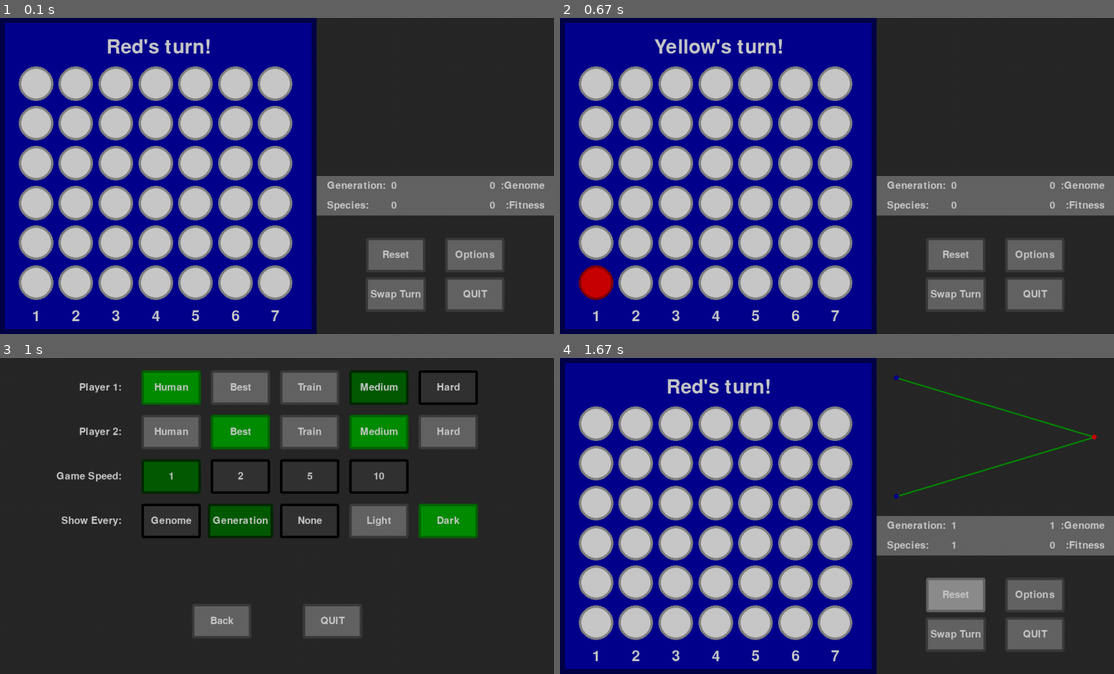
Above: before the commit, frames 1-4 (two rows, left to right).
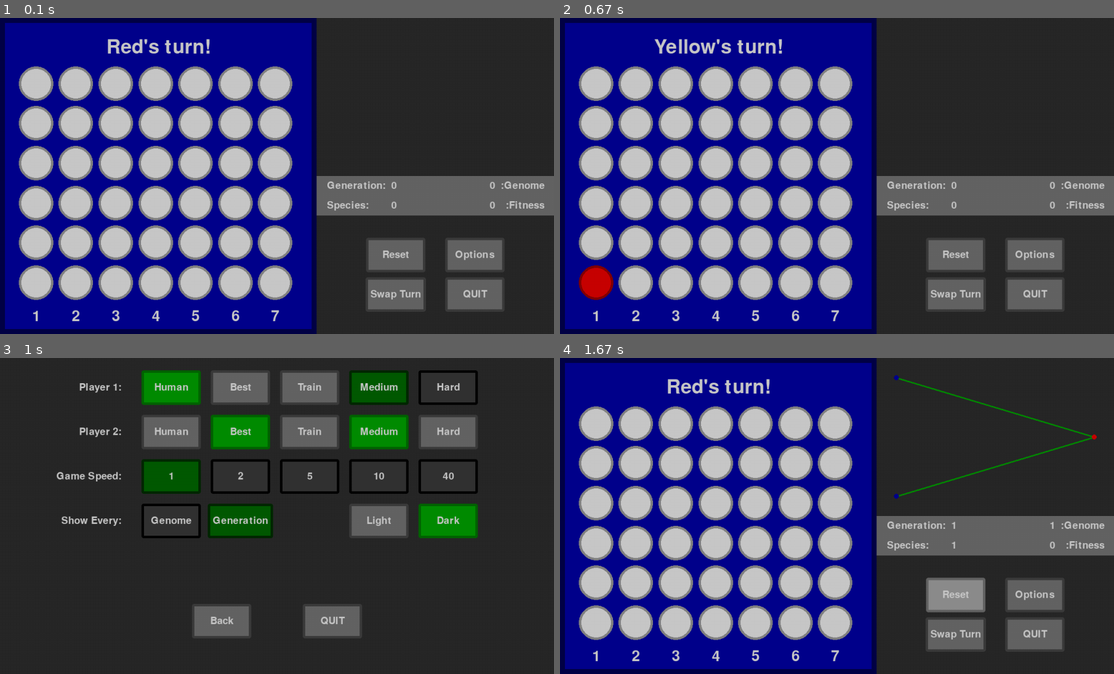
Above: after the commit, the same moments.

Repository: GreenMachine582/NEAT
Game: pygame game, started from main-silent.pyw
The game is run twice, just before and just after one commit, with the same random seed, the same clock (stepped at 60 frames per second) and the same inputs.
Inputs (mouse positions are in pixels of both pictures, inside the frame that each line leads up to):
- Up to frame 1 (0.1 s): no input
- Up to frame 2 (0.67 s): tap 1 at 0.33 s
- Up to frame 3 (1 s): click (476, 595) at 0.72 s
- Up to frame 4 (1.67 s): click (781, 620) at 1.05 s; click (953, 595) at 1.38 s

Frames 1-2 are identical in both runs. In frame 3, 0.6% of the frame differs, in the area x 50-87%, y 32-58%; in frame 4, nothing differs.

Commit message:
Fixed the show every option and logic statements in Options.

Diff:
--- a/main-silent.pyw
+++ b/main-silent.pyw
@@ -14,8 +14,8 @@
 import mattslib as ml
 import mattslib.pygame as mlpg
 
-__version__ = '1.6.4'
-__date__ = '23/04/2022'
+__version__ = '1.6.5'
+__date__ = '24/04/2022'
 
 # Constants
 WIDTH, HEIGHT = 1120, 640
@@ -33,8 +33,8 @@
 PLAYER_TYPES = ['Human', 'Best', 'Train']
 DIFFICULTY = ['Medium', 'Hard']
 NEAT_INPUTS = {DIFFICULTY[0]: 2, DIFFICULTY[1]: 8}
-SPEEDS = [1, 2, 5, 10]
-SHOW_EVERY = ['Genome', 'Generation', 'None']
+SPEEDS = [1, 2, 5, 10, 40]
+SHOW_EVERY = ['Genome', 'Generation']
 COLOUR_THEMES = ['Light', 'Dark']
 
 ROOT_DIR = os.path.dirname(os.path.realpath(__file__))
@@ -367,12 +367,13 @@
                 players[1]['difficulty'] = DIFFICULTY[1]
 
         if players[0]['type'] != PLAYER_TYPES[2] and players[1]['type'] != PLAYER_TYPES[2]:
-            show_every = SHOW_EVERY[0]
             self.group_buttons['Show Every:'].update(active=False)
         if players[0]['type'] == PLAYER_TYPES[0] or players[1]['type'] == PLAYER_TYPES[0]:
+            game_speed = SPEEDS[0]
+            self.group_buttons['Game Speed:'].selected = game_speed
             self.group_buttons['Game Speed:'].update(active=False)
-            game_speed = SPEEDS[0]
         else:
+            self.group_buttons['Game Speed:'].selected = game_speed
             self.group_buttons['Game Speed:'].update(active=True)
 
         if players[0]['type'] == PLAYER_TYPES[0]:
@@ -516,28 +517,38 @@
             menu.update(mouse_pos, mouse_clicked)
 
         if connect4.match:
-            move = None
+            move = connect4.INVALID_MOVE
             if display and player['type'] == PLAYER_TYPES[0]:  # Human move
                 if possible_move is not None:
                     move = connect4.getPossibleMove(possible_move)
             else:  # NEAT Move
                 if not display or frame_count % int(FPS/game_speed) == 0:
+                    current_genome = None
+                    if show_every == SHOW_EVERY[1] or player['type'] == PLAYER_TYPES[1]:
+                        current_genome = player['neat'].best_specie.representative
+                    elif show_every == SHOW_EVERY[0]:
+                        current_genome = player['neat'].getGenome()
+
                     if player['type'] == PLAYER_TYPES[2]:
                         if player['neat'].shouldEvolve():
-                            results = player['neat'].parallelTest(neatMove, connect4, DIFFICULTY)
                             file_name = MODEL_NAME % (player['type'], player['difficulty'])
-                            player['neat'].parallelEvolve(connect4.fitnessEvaluation(), results, file_name=file_name)
+                            if show_every == SHOW_EVERY[0]:
+                                player['neat'].nextGenome(file_name)
+                            elif show_every == SHOW_EVERY[1]:
+                                results = player['neat'].parallelTest(neatMove, connect4, DIFFICULTY)
+                                player['neat'].parallelEvolve(connect4.fitnessEvaluation(), results,
+                                                              file_name=file_name)
                         else:
                             return
                         checkBest(current_player)
-                    current_genome = player['neat'].best_specie.representative
+
                     move = neatMove(current_genome, (connect4, DIFFICULTY))
 
                     if display:
                         network.generate(current_genome)
                         info.update(player['neat'].getInfo())
 
-            if move is not None and move != connect4.INVALID_MOVE:
+            if move != connect4.INVALID_MOVE:
                 result = connect4.main(move)
                 if display:
                     game_board.update(move=move, player=current_player)
--- a/main.py
+++ b/main.py
@@ -14,8 +14,8 @@
 import mattslib as ml
 import mattslib.pygame as mlpg
 
-__version__ = '1.6.4'
-__date__ = '23/04/2022'
+__version__ = '1.6.5'
+__date__ = '24/04/2022'
 
 # Constants
 WIDTH, HEIGHT = 1120, 640
@@ -33,8 +33,8 @@
 PLAYER_TYPES = ['Human', 'Best', 'Train']
 DIFFICULTY = ['Medium', 'Hard']
 NEAT_INPUTS = {DIFFICULTY[0]: 2, DIFFICULTY[1]: 8}
-SPEEDS = [1, 2, 5, 10]
-SHOW_EVERY = ['Genome', 'Generation', 'None']
+SPEEDS = [1, 2, 5, 10, 40]
+SHOW_EVERY = ['Genome', 'Generation']
 COLOUR_THEMES = ['Light', 'Dark']
 
 ROOT_DIR = os.path.dirname(os.path.realpath(__file__))
@@ -367,12 +367,13 @@
                 players[1]['difficulty'] = DIFFICULTY[1]
 
         if players[0]['type'] != PLAYER_TYPES[2] and players[1]['type'] != PLAYER_TYPES[2]:
-            show_every = SHOW_EVERY[0]
             self.group_buttons['Show Every:'].update(active=False)
         if players[0]['type'] == PLAYER_TYPES[0] or players[1]['type'] == PLAYER_TYPES[0]:
+            game_speed = SPEEDS[0]
+            self.group_buttons['Game Speed:'].selected = game_speed
             self.group_buttons['Game Speed:'].update(active=False)
-            game_speed = SPEEDS[0]
         else:
+            self.group_buttons['Game Speed:'].selected = game_speed
             self.group_buttons['Game Speed:'].update(active=True)
 
         if players[0]['type'] == PLAYER_TYPES[0]:
@@ -516,28 +517,38 @@
             menu.update(mouse_pos, mouse_clicked)
 
         if connect4.match:
-            move = None
+            move = connect4.INVALID_MOVE
             if display and player['type'] == PLAYER_TYPES[0]:  # Human move
                 if possible_move is not None:
                     move = connect4.getPossibleMove(possible_move)
             else:  # NEAT Move
                 if not display or frame_count % int(FPS/game_speed) == 0:
+                    current_genome = None
+                    if show_every == SHOW_EVERY[1] or player['type'] == PLAYER_TYPES[1]:
+                        current_genome = player['neat'].best_specie.representative
+                    elif show_every == SHOW_EVERY[0]:
+                        current_genome = player['neat'].getGenome()
+
                     if player['type'] == PLAYER_TYPES[2]:
                         if player['neat'].shouldEvolve():
-                            results = player['neat'].parallelTest(neatMove, connect4, DIFFICULTY)
                             file_name = MODEL_NAME % (player['type'], player['difficulty'])
-                            player['neat'].parallelEvolve(connect4.fitnessEvaluation(), results, file_name=file_name)
+                            if show_every == SHOW_EVERY[0]:
+                                player['neat'].nextGenome(file_name)
+                            elif show_every == SHOW_EVERY[1]:
+                                results = player['neat'].parallelTest(neatMove, connect4, DIFFICULTY)
+                                player['neat'].parallelEvolve(connect4.fitnessEvaluation(), results,
+                                                              file_name=file_name)
                         else:
                             return
                         checkBest(current_player)
-                    current_genome = player['neat'].best_specie.representative
+
                     move = neatMove(current_genome, (connect4, DIFFICULTY))
 
                     if display:
                         network.generate(current_genome)
                         info.update(player['neat'].getInfo())
 
-            if move is not None and move != connect4.INVALID_MOVE:
+            if move != connect4.INVALID_MOVE:
                 result = connect4.main(move)
                 if display:
                     game_board.update(move=move, player=current_player)
